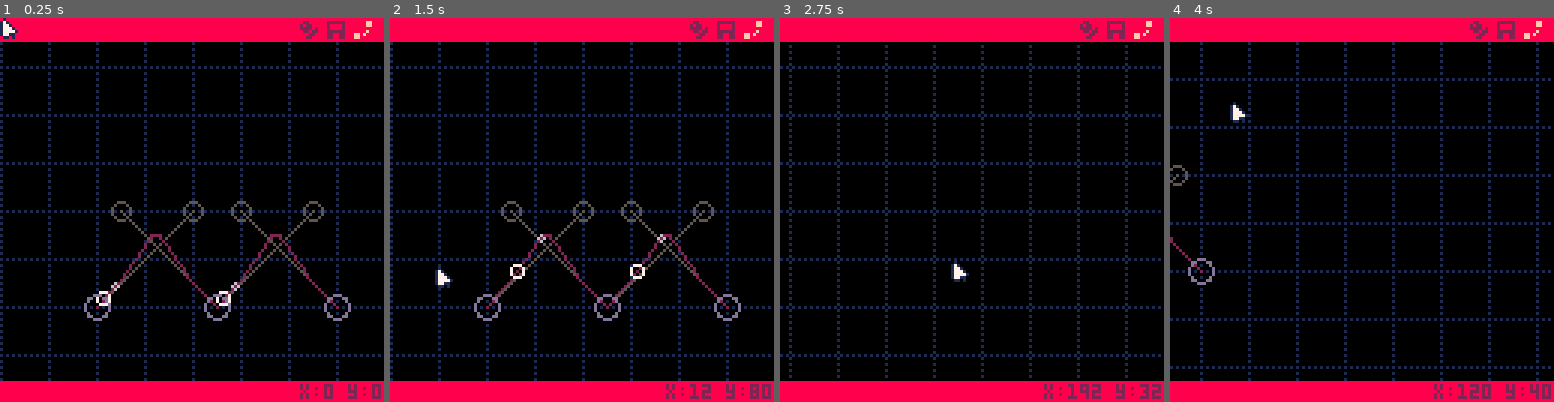
Above: before the commit, frames 1-4 (left to right).
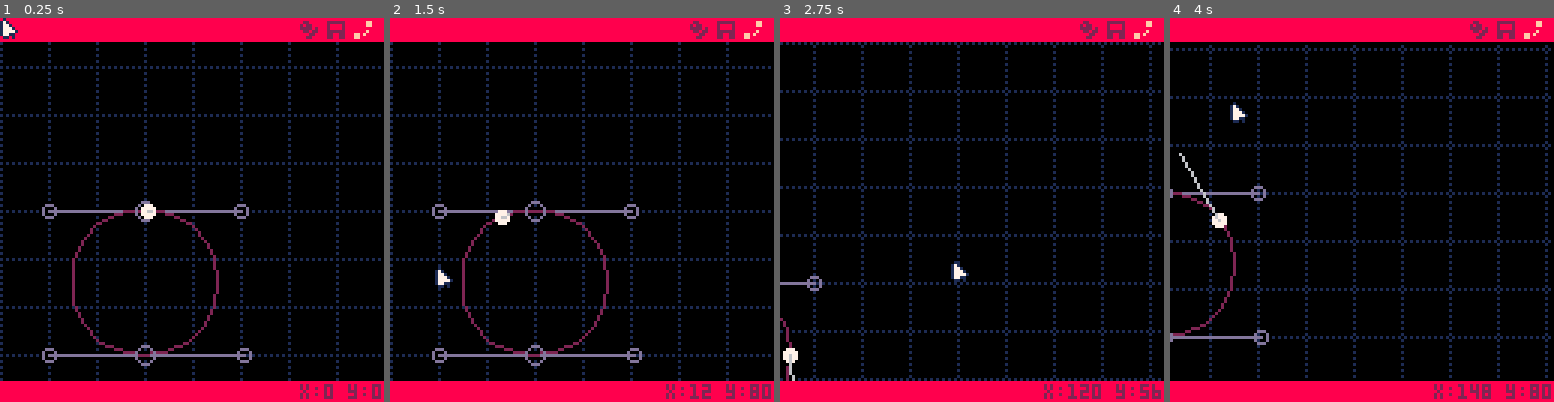
Above: after the commit, the same moments.

Repository: LouieChapm/Super3dPinball
Game: PICO-8 cartridge pinball_editor.p8
The game is run twice, just before and just after one commit, with the same random seed, the same clock (stepped at 60 frames per second) and the same inputs.
Inputs (mouse positions are in pixels of both pictures, inside the frame that each line leads up to):
- Up to frame 1 (0.25 s): no input
- Up to frame 2 (1.5 s): click (670, 121) at 0.67 s; click (436, 267) at 1.22 s
- Up to frame 3 (2.75 s): hold Right 1.6-2.1 s; click (887, 114) at 1.77 s; hold Up 2.15-2.42 s; click (952, 259) at 2.32 s; hold Right from 2.47 s (still down)
- Up to frame 4 (4 s): click (1404, 106) at 2.87 s; release Right at 3.03 s; hold Left 3.08-3.58 s; click (1465, 256) at 3.42 s; hold Down 3.63-3.97 s; click (1231, 102) at 3.97 s

The runs differ from the first frame. In frame 1, 4.1% of the frame differs, in the area x 10-92%, y 47-91%; in frame 2, 4.1%; in frame 3, 12%, in the area x 0-100%, y 6-100%; in frame 4, 11%.

Commit message:
physics on splines

Diff:
--- a/pinball_editor.p8
+++ b/pinball_editor.p8
@@ -21,6 +21,9 @@
 num_ui_modes = #modes_names
 modes_ui_x = 126 - num_ui_modes*9 		-- horizontal place to start drawing modes ui buttons
 
+-- camera zoom levels
+ZOOM_SCALE, ZOOM_OX, ZOOM_OY = 1, 64, 64
+ZOOM_CURRENT, ZOOM_T = false, 1
 
 
 #include inf_mapdata.txt
@@ -44,12 +47,24 @@
 	foreach(split(part_library, "\n"), init_part)
 
 
+	SPLINES = {}
+	foreach(split(spline_library, "\n"), init_spline)
+
+
 	CAMERA_X,CAMERA_Y=dget(0) or 0,dget(1) or 0
 	CURSOR_IN_UI = false
 
 	NEW_POINT_PREVIEW = {}
 
 	goto_splines()
+end
+
+function init_spline(spline_data)
+	local data = split(spline_data,"|")
+	for i=1,#data do
+		local x1,y1,ox1,oy1,x2,y2,ox2,oy2 = unpack(split(data[i]))
+		add(SPLINES,new_spline(x1,y1,ox1,oy1,x2,y2,ox2,oy2, i>1 and SPLINES[i-1]))
+	end
 end
 
 
@@ -75,6 +90,15 @@
 
 function lerp(a,b,t)
 	return a+(b-a)*t
+end
+
+function easeinoutquad(t)
+    if(t<.5) then
+        return t*t*2
+    else
+        t-=1
+        return 1-t*t*2
+    end
 end
 
 function convert_points_to_vector(a,b)
@@ -106,7 +130,7 @@
 -->8
 --update
 
-function _update60()
+function _update()
 	mouseX_raw,mouseY_raw=stat(32),stat(33)
 
 	current_mode = modes_names[current_mode_index]
@@ -198,7 +222,49 @@
 	return name
 end
 
+min_zoom, max_zoom, zoom_speed, ZOOM_OX, ZOOM_OY = .5, 1, .05, 0, 0
+
+scroll_amount = 64
 function update_camera()
+
+	-- zoom
+	MOUSE_WHEEL = stat(36)
+
+	if MOUSE_WHEEL!=0 and ZOOM_T%1==0 then
+		if MOUSE_WHEEL == -1 and ZOOM_T == 1 or  MOUSE_WHEEL== 1 and ZOOM_T == 0 then
+			ZOOM_CURRENT = true
+			ZOOM_RATE = zoom_speed * MOUSE_WHEEL
+
+			ZOOM_OX = CAMERA_X
+			ZOOM_OY = CAMERA_Y
+
+			if MOUSE_WHEEL == 1 then
+				ZOOM_OX += scroll_amount
+				ZOOM_OY += scroll_amount
+			else
+
+			end
+		end
+	end
+
+	if ZOOM_CURRENT then
+		ZOOM_T = mid(0, ZOOM_T + ZOOM_RATE, 1)
+
+		-- CAMERA_X = lerp(0, mouseX_raw, easeinoutquad(ZOOM_T))
+		-- CAMERA_Y = lerp(0, mouseY_raw, easeinoutquad(ZOOM_T))
+
+		CAMERA_X = lerp(ZOOM_OX-scroll_amount, ZOOM_OX, easeinoutquad(ZOOM_T))
+		CAMERA_Y = lerp(ZOOM_OY-scroll_amount, ZOOM_OY, easeinoutquad(ZOOM_T))
+
+		if ZOOM_T == 0 or ZOOM_T == 1 then
+			ZOOM_CURRENT = false
+		end
+	end
+
+	ZOOM_INACTIVE = ZOOM_T >= 1
+	ZOOM_SCALE = lerp(min_zoom, max_zoom, easeinoutquad(ZOOM_T))
+
+
 	local speed=3
 
 	if can_drag then
@@ -230,8 +297,12 @@
 	MOUSE_RIGHT_RELEASE = MOUSE_RIGHT and stat34&2!=2
 	MOUSE_RIGHT=stat34&2==2
 
+	if ZOOM_T%1!=0 then
+		if(CAMERA_DRAGGING)end_drag()
+	end
+
 	if MOUSE_RIGHT_CLICK and can_drag or drag_next==t then
-		start_drag()
+		if(ZOOM_T%1==0)start_drag()
 	end
 
 	if CAMERA_DRAGGING and can_drag then
@@ -239,7 +310,7 @@
 	end
 
 	if CAMERA_DRAGGING and not MOUSE_RIGHT then
-		CAMERA_DRAGGING = false
+		end_drag()
 	end
 end
 
@@ -248,6 +319,10 @@
 
 	cam_origin_x, cam_origin_y = CAMERA_X, CAMERA_Y
 	drag_origin_x,drag_origin_y = mouseX_raw, mouseY_raw
+end
+
+function end_drag()
+	CAMERA_DRAGGING = false
 end
 
 function update_cursor_ui()
@@ -395,63 +470,67 @@
 		ACTIVE_POLY_OBJECT = POLYGONS[ACTIVE_POLY_INDEX]
 	end
 
-	foreach(ACTIVE_POLY_OBJECT, update_point)
-
-	-- check to see if the cursor is hovering over an edge
-	NEW_POINT_PREVIEW = nil
-	if not cursor_selection then
-		local curs = new_point(MOUSE_X, MOUSE_Y)
-		local closest_collision,collided_obj,collision_info = 999,nil,{}
-		for i=1,#ACTIVE_POLY_OBJECT do
-			local p1,p2 = ACTIVE_POLY_OBJECT[i],ACTIVE_POLY_OBJECT[i].next
-			local col,info=edge_collision(p1,p2,curs)
-			if col and info[4]<closest_collision then
-				closest_collision = info[4]
-				collided_obj = p1
-				collision_info = info
+	if ZOOM_INACTIVE then
+		foreach(ACTIVE_POLY_OBJECT, update_point)
+
+		-- check to see if the cursor is hovering over an edge
+		NEW_POINT_PREVIEW = nil
+		if not cursor_selection then
+			local curs = new_point(MOUSE_X, MOUSE_Y)
+			local closest_collision,collided_obj,collision_info = 999,nil,{}
+			for i=1,#ACTIVE_POLY_OBJECT do
+				local p1,p2 = ACTIVE_POLY_OBJECT[i],ACTIVE_POLY_OBJECT[i].next
+				local col,info=edge_collision(p1,p2,curs)
+				if col and info[4]<closest_collision then
+					closest_collision = info[4]
+					collided_obj = p1
+					collision_info = info
+				end
 			end
-		end
-
-		if collided_obj then
-			collided_obj.line_hover = true
-
-			local dist_on_line = collision_info[3]
-			if dist_on_line>.15 and dist_on_line<.85 then
-				NEW_POINT_PREVIEW = new_point(collision_info[1], collision_info[2])
-				NEW_POINT_PREVIEW.data = collision_info
-
-				NEW_POINT_PREVIEW.prev = collided_obj
-				NEW_POINT_PREVIEW.next = collided_obj.next
-
-				SELECTION_INFO = "split line"
+
+			if collided_obj then
+				collided_obj.line_hover = true
+
+				local dist_on_line = collision_info[3]
+				if dist_on_line>.15 and dist_on_line<.85 then
+					NEW_POINT_PREVIEW = new_point(collision_info[1], collision_info[2])
+					NEW_POINT_PREVIEW.data = collision_info
+
+					NEW_POINT_PREVIEW.prev = collided_obj
+					NEW_POINT_PREVIEW.next = collided_obj.next
+
+					SELECTION_INFO = "split line"
+				end
 			end
 		end
-	end
-
-	-- delete selection on right click
-	if cursor_selection and MOUSE_RIGHT_RELEASE and abs(drag_update_x)<=2 and abs(drag_update_y)<=2 then
-		cursor_selection.prev.next = cursor_selection.next
-		cursor_selection.next.prev = cursor_selection.prev
-
-		del(ACTIVE_POLY_OBJECT,cursor_selection)
-
-		-- shape has no objects left
-		if #POLYGONS[ACTIVE_POLY_INDEX] < 3 then
-			delete_polygon(ACTIVE_POLY_INDEX)
-		end
-	end
-
-	-- add new point on left click
-	if NEW_POINT_PREVIEW and MOUSE_CLICK then
-		local new_point = add(ACTIVE_POLY_OBJECT,new_point(NEW_POINT_PREVIEW.x, NEW_POINT_PREVIEW.y, ACTIVE_POLY_OBJECT))
-
-		NEW_POINT_PREVIEW.prev.next = new_point
-		NEW_POINT_PREVIEW.next.prev = new_point
-
-		new_point.prev = NEW_POINT_PREVIEW.prev
-		new_point.next = NEW_POINT_PREVIEW.next
-
-		new_point.is_dragging = true
+
+		-- delete selection on right click
+		if cursor_selection and MOUSE_RIGHT_RELEASE and abs(drag_update_x)<=2 and abs(drag_update_y)<=2 then
+			cursor_selection.prev.next = cursor_selection.next
+			cursor_selection.next.prev = cursor_selection.prev
+
+			del(ACTIVE_POLY_OBJECT,cursor_selection)
+
+			-- shape has no objects left
+			if #POLYGONS[ACTIVE_POLY_INDEX] < 3 then
+				delete_polygon(ACTIVE_POLY_INDEX)
+			end
+		end
+
+		-- add new point on left click
+		if NEW_POINT_PREVIEW and MOUSE_CLICK then
+			local new_point = add(ACTIVE_POLY_OBJECT,new_point(NEW_POINT_PREVIEW.x, NEW_POINT_PREVIEW.y, ACTIVE_POLY_OBJECT))
+
+			NEW_POINT_PREVIEW.prev.next = new_point
+			NEW_POINT_PREVIEW.next.prev = new_point
+
+			new_point.prev = NEW_POINT_PREVIEW.prev
+			new_point.next = NEW_POINT_PREVIEW.next
+
+			new_point.is_dragging = true
+		end
+	else
+		NEW_POINT_PREVIEW = nil
 	end
 end
 
@@ -489,7 +568,8 @@
 	draw_poly(ACTIVE_POLY_OBJECT)
 
 	if NEW_POINT_PREVIEW!=nil then
-		circ(NEW_POINT_PREVIEW.x, NEW_POINT_PREVIEW.y, 2, 7)
+		local x,y = world_to_screen(NEW_POINT_PREVIEW.x, NEW_POINT_PREVIEW.y)
+		circ(x, y, 2, 7)
 	end
 
 	foreach(PARTS, draw_part)
@@ -530,6 +610,9 @@
 	end
 
 	local unselected_on_frame = nil
+	if(not ZOOM_INACTIVE)return
+
+
 	local hover = mouse_hb(part_x, part_y, part_w + 2, part_h)
 	if selected and not hover then
 		if MOUSE_CLICK or MOUSE_RIGHT_CLICK then
@@ -612,23 +695,24 @@
 	local sel = _p == placable or _p == selected
 
 	local rad = 3
-	local col = sel and 7 or _p.hover and 6 or 13
+	local col = sel and 7 or ZOOM_INACTIVE and _p.hover and 6 or current_mode=="place parts" and 13 or 5
+
+	local sx,sy = world_to_screen(_p.x, _p.y)
 
 	if _p.type == "flipper" then
-		circfill(_p.x, _p.y, rad, 0)
-		circ(_p.x, _p.y, rad, col)
+		circfill(sx, sy, rad, 0)
+		circ(sx, sy, rad, col)
 
 		local is_left,length,rest_direction,active_angle=unpack(_p.data)
 
-		local x2,y2 = _p.x + sin(rest_direction + active_angle) * length, _p.y + cos(rest_direction + active_angle) * length
-		line(_p.x, _p.y, x2, y2, sel and 13 or 5)
-
-		local x2,y2 = _p.x + sin(rest_direction) * length, _p.y + cos(rest_direction) * length
-		line(_p.x, _p.y, x2, y2, col)
+		local x2,y2 = world_to_screen(_p.x + sin(rest_direction + active_angle) * length, _p.y + cos(rest_direction + active_angle) * length)
+		line(sx, sy, x2, y2, sel and 13 or 5)
+
+		local x2,y2 = world_to_screen(_p.x + sin(rest_direction) * length, _p.y + cos(rest_direction) * length)
+		line(sx, sy, x2, y2, col)
 	elseif _p.type == "pop bumper" then
 		local rad = unpack(_p.data)
-
-		circ(_p.x, _p.y, rad, col)
+		circ(sx, sy, rad * ZOOM_SCALE, col)
 	end
 end
 
@@ -873,16 +957,97 @@
 	current_mode="spline edit"
 	current_mode_index = 3
 
-	SPLINES = {}
-
-	local data = split("32,96,32,-32,72,96,-32,-32|72,96,32,-32,112,96,-32,-32","|")
-	for i=1,#data do
-		local x1,y1,ox1,oy1,x2,y2,ox2,oy2 = unpack(split(data[i]))
-		add(SPLINES,new_spline(x1,y1,ox1,oy1,x2,y2,ox2,oy2, i>1 and SPLINES[i-1]))
-	end
-
-	-- add(SPLINES,new_spline(32,96,32,-32,48,96,-32,-32))
-
+	show_handles = true
+
+	-- test ball on spline
+	ball = {
+		dist 	= 0, 			-- distance along spline
+		vel 	= .1,			-- velocity
+		segment	= SPLINES[2], 	-- current spline segment
+
+		x = 0,
+		y = 0,
+
+		prev_x = 0,
+		prev_y = 0,
+	}
+end
+
+
+function update_ui_splines()
+	if(keyboard_tab)show_handles = not show_handles
+
+	foreach(SPLINES,update_spline)
+
+	update_ball(ball)
+
+end
+
+function dot_product(x1, y1, x2, y2)
+	return ( x1 * x2 ) + ( y1 * y2 )
+end
+
+--[[
+
+	move ball along spline
+	"pseudo-physics" , considering finding tangent to velocity vector
+	to calculate gravity to add :/
+
+]]
+GRAVITY = .06
+function update_ball(_b)
+	local segment = _b.segment
+
+	if _b.prev_x + _b.prev_y != 0 then
+    local dx, dy = _b.x - _b.prev_x, _b.y - _b.prev_y   		-- find delta direction and normalize
+    local gravity_force = dot_product(dx, dy, 0, 1) / _b.vel 	-- get dot product to find direction relative to gravity
+
+    -- Apply damping to slow down the ball
+    local damping = .99  		-- Adjust this value as needed
+    _b.vel += gravity_force
+    _b.vel *= damping
+end
+
+	_b.dist += _b.vel  	-- add velocity to ball
+	if _b.dist > segment.lengths[#segment.lengths] then
+		_b.dist -= segment.lengths[#segment.lengths]	-- reset position along segment
+		_b.segment = segment.next or SPLINES[1]			-- continue movement on next spline
+	elseif _b.dist < 0 then
+		_b.segment = segment.prev or SPLINES[#SPLINES]	-- continue movement on previous spline
+		_b.dist += _b.segment.lengths[#_b.segment.lengths]	-- reset position along segment
+	end
+
+	local s = _b.segment				-- current spline segment
+	local t = dist_to_t(s, _b.dist)		-- convert distance to t value on spline
+
+										-- init bezier spline data
+	local x1, x2, x3, x4 = s.x1, s.x1 + s.ox1, s.x2 + s.ox2, s.x2
+	local y1, y2, y3, y4 = s.y1, s.y1 + s.oy1, s.y2 + s.oy2, s.y2
+
+										-- find world x/y coordinates
+	local x,y = bezier(x1,x2,x3,x4, t), bezier(y1,y2,y3,y4, t)
+
+	_b.x, _b.prev_x = x, _b.x			-- calculate ball position and save
+	_b.y, _b.prev_y = y, _b.y			-- save previous data
+
+							-- apply gravity force to ball ?
+end
+
+--[[
+
+	draw ball o_O
+
+]]
+function draw_ball(_b)
+	local _x, _y = world_to_screen(_b.x, _b.y)
+	circfill(_x, _y, 2, 7)				-- draw circle
+
+										-- find delta position
+	local dx,dy = _b.x - _b.prev_x, _b.y - _b.prev_y
+
+										-- draw direction line
+	local factor = 7
+	if(ZOOM_INACTIVE)line(_b.x, _b.y, _b.x + dx * factor, _b.y + dy * factor, 6)
 end
 
 
@@ -920,16 +1085,18 @@
 --[[
 
 	converts a distance to a t value along the length of a spline
-	fairly inperformant , but there's definitely optimisations
+	fairly inperformant , but there's definitely optimisations to be made
 
 ]]
 function dist_to_t(spline, dist)
-    if(dist < 0) return 0 -- negative distance just means 0
+    if(dist < 0) return 0 		-- negative distance just means 0
 
     local LUT = spline.lengths
 
-    local n = #LUT -- sample count
-    local arc_length = LUT[n] -- total arc length
+    local n = #LUT 				-- segment count
+    local arc_length = LUT[n] 	-- total arc length
+
+	if(dist >= arc_length)return 1	-- distance is greater than or equal to the length of the arc
 
     for i = 1, n do -- iterate through the list to find which segment our distance lies between
         if dist >= LUT[i - 1] and dist < LUT[i] then
@@ -938,7 +1105,7 @@
         end
     end
 
-    return 1 -- distance is greater than or equal to the length of the arc
+    return nil	-- shouldn't be possible
 end
 
 
@@ -974,15 +1141,23 @@
 	end
 end
 
-function update_ui_splines()
-	foreach(SPLINES,update_spline)
-end
-
 function draw_mode_spline()
+	--[[
+	for _poly in all(POLYGONS) do
+		foreach(_poly,draw_iPointLine)
+	end
+
+	foreach(PARTS, draw_part)
+	]]--
+
 	foreach(SPLINES,draw_spline)
+
+	draw_ball(ball)
 end
 
 function update_spline(s)
+	if(not ZOOM_INACTIVE)return
+
 	local rad = 5
 
 	s.hover = -1
@@ -992,7 +1167,7 @@
 	if(calc_dist2(s.x1 + s.ox1, s.y1 + s.oy1, MOUSE_X, MOUSE_Y)<rad)s.hover = 2
 	if(calc_dist2(s.x2 + s.ox2, s.y2 + s.oy2, MOUSE_X, MOUSE_Y)<rad)s.hover = 3
 
-	if MOUSE_CLICK and s.hover>0 or s.drag>0 then
+	if MOUSE_CLICK and s.hover>0 and show_handles or s.drag>0 then
 		if(s.drag<0)s.drag = s.hover
 
 		local newX, newY = flr(MOUSE_X), flr(MOUSE_Y)
@@ -1000,31 +1175,58 @@
 		if(s.drag==1)s.x1,s.y1 = newX,newY
 		if(s.drag==4)s.x2,s.y2 = newX,newY
 
-		if(s.drag==2)s.ox1,s.oy1 = newX - s.x1,newY - s.y1
-		if(s.drag==3)s.ox2,s.oy2 = newX - s.x2,newY - s.y2
-	end
-
+		-- handles 1
+		if s.drag==2 then
+			s.ox1,s.oy1 = newX - s.x1,newY - s.y1
+
+			-- if there is a previous attached spline then mirror the selected values to the other spline
+			-- creates smooth curves
+			if s.prev then
+				s.prev.ox2, s.prev.oy2 = -s.ox1, -s.oy1
+			end
+		end
+
+		-- mirror of s.drag==2
+		if s.drag==3 then
+			s.ox2,s.oy2 = newX - s.x2,newY - s.y2
+			if s.next then
+				s.next.ox1, s.next.oy1 = -s.ox2, -s.oy2
+			end
+		end
+	end
+
+	-- release the drag when not holding mouse
 	if not MOUSE_HOLD then
 		s.drag = -1
 	end
 end
 
 function draw_spline(s)
-	local c1,c2 = 13, 5
-	local rad = 3
+	local cLine, cPoint, cHandle = 2, 13, 13
+	local rad = 2
 
 	local hover_col = MOUSE_HOLD and 7 or 6
 
-	-- module things
-	line(s.x1, s.y1, s.x1 + s.ox1, s.y1 + s.oy1, 5)
-	line(s.x2, s.y2, s.x2 + s.ox2, s.y2 + s.oy2, 5)
-
-	msg = ""
+
+
 
 	local steps = 30
 
+	local x1,y1 = world_to_screen(s.x1, s.y1)
+	local x2,y2 = world_to_screen(s.x1 + s.ox1, s.y1 + s.oy1)
+	local x3,y3 = world_to_screen(s.x2 + s.ox2, s.y2 + s.oy2)
+	local x4,y4 = world_to_screen(s.x2, s.y2)
+
+	-- handle lines
+	if show_handles then
+		line(x1, y1, x2, y2, cHandle)
+		line(x4, y4, x3, y3, cHandle)
+	end
+
+	--[[
 	local x1,x2,x3,x4 = s.x1, s.x1 + s.ox1, s.x2 + s.ox2, s.x2
 	local y1,y2,y3,y4 = s.y1, s.y1 + s.oy1, s.y2 + s.oy2, s.y2
+	]]--
 
 	for i = 0, steps do
 		local t = i / steps
@@ -1032,8 +1234,9 @@
 		local x = bezier(x1, x2, x3, x4, t)
 		local y = bezier(y1, y2, y3, y4, t)
 
+
 		if i > 0 then
-			line(seg_x, seg_y, x, y, 2)
+			line(seg_x, seg_y, x,y, cLine)
 		end
 
 		seg_x, seg_y = x, y
@@ -1041,7 +1244,8 @@
 
 	-- draw line to connect the next spline
 	if s.next then
-		line(s.x2, s.y2, s.next.x1, s.next.y1, 1)
+		local _x2, _y2 = world_to_screen(s.next.x1, s.next.y1)
+		line(x4, y4, _x2, _y2, 1)
 	end
 
 	--[[
@@ -1051,6 +1255,7 @@
 	end
 	]]--
 
+	--[[
 	do
 		local factor = 10
 
@@ -1058,17 +1263,17 @@
 		local t = s:dist_to_t((time() * factor)%s.lengths[#s.lengths])
 		circ(bezier(x1,x2,x3,x4,t),bezier(y1,y2,y3,y4,t),2,7)
 	end
-
-	local t = (time()*.25)%1
-	circ(bezier(x1,x2,x3,x4,t),bezier(y1,y2,y3,y4,t),1,6)
-
-	-- tolbar circles
-	circ(s.x1 + s.ox1, s.y1 + s.oy1, rad, s.hover==2 and hover_col or c2)
-	circ(s.x2 + s.ox2, s.y2 + s.oy2, rad, s.hover==3 and hover_col or c2)
-
-	-- origins
-	circ(s.x1,s.y1, rad+1, s.hover==1 and hover_col or c1)
-	circ(s.x2,s.y2, rad+1, s.hover==4 and hover_col or c1)
+	]]--
+
+	if show_handles then
+		-- tolbar circles
+		circ(x2, y2, rad, s.hover==2 and hover_col or cPoint)
+		circ(x3, y3, rad, s.hover==3 and hover_col or cPoint)
+
+		-- origins
+		circ(x1, y1, rad+1, s.hover==1 and hover_col or cPoint)
+		circ(x4, y4, rad+1, s.hover==4 and hover_col or cPoint)
+	end
 end
 
 function bezier(p0,p1,p2,p3, t)
@@ -1090,7 +1295,20 @@
 end
 
 
+---------------------------------------------------- CAMERA
+
+function world_to_screen(wx, wy)
+	local sx = wx * ZOOM_SCALE
+	local sy = wy * ZOOM_SCALE
+
+	return sx, sy
+end
+…(4 lines of a section not shown)…
 ---------------------------------------------------- ELSE
+
 function draw_checkerboard(_col)
 	--[[
 	local width = 32
@@ -1103,7 +1321,10 @@
 	]]--
 
 	fillp(▒)
-	local width = 16
+	local width = 16 * ZOOM_SCALE
+	if ZOOM_T < .5 then
+		width *= 2
+	end
 	for x=-2,128/width,1 do
 		for y=-2,128/width,1 do
 			local _x,_y = CAMERA_X + x*width - CAMERA_X%width, CAMERA_Y + y*width - CAMERA_Y%width
@@ -1120,7 +1341,7 @@
 
 function draw_poly(_poly)
 	foreach(_poly,draw_iPointLine)
-	if(_poly==ACTIVE_POLY_OBJECT and show_points)foreach(_poly,draw_iPoint)
+	if(_poly==ACTIVE_POLY_OBJECT and show_points and ZOOM_INACTIVE)foreach(_poly,draw_iPoint)
 end
 
 function draw_iPoint(_point)
@@ -1128,9 +1349,11 @@
 
 	if(_point.line_hover or _point.prev.line_hover)col = 6
 
-	circfill(_point.x,_point.y, 3,0)
-	circ(_point.x, _point.y, 3, col)
-	circfill(_point.x, _point.y, 1, col)
+	local _x, _y = world_to_screen(_point.x, _point.y)
+
+	circfill(_x, _y, 3,0)
+	circ(_x, _y, 3, col)
+	circfill(_x, _y, 1, col)
 end
 
 function draw_iPointLine(_point)
@@ -1142,7 +1365,10 @@
 	end
 
 	if _point.next then
-		line(_point.x, _point.y, _point.next.x, _point.next.y, line_col)
+		local x1, y1 = world_to_screen(_point.x, _point.y)
+		local x2, y2 = world_to_screen(_point.next.x, _point.next.y)
+
+		line(x1,y1, x2, y2, line_col)
 	end
 end
 
@@ -1198,13 +1424,15 @@
 	dset(0,CAMERA_X)
 	dset(1,CAMERA_Y)
 
-
+									-- polygon library
 	local out = "poly_library=[["
 	for _poly in all(POLYGONS) do
 		out..=poly_to_string(_poly) .. "\n"
 	end
-	out = sub(out,1,-2).."]]"
-
+	if(#POLYGONS>0)out = sub(out,1,-2)
+	out..="]]"
+
+									-- part library
 	out..="\npart_library=[["
 	for _part in all(PARTS) do
 		out..=part_to_string(_part) .. "\n"
@@ -1212,7 +1440,22 @@
 	if(#PARTS>0)out = sub(out,1,-2)
 	out..="]]"
 
+									-- spline library
+	out..="\nspline_library=[["
+	for _spline in all(SPLINES) do
+		out..= spline_to_string(_spline) .. "|"
+	end
+	if(#SPLINES>0)out = sub(out,1,-2)
+	out..="]]"
+
 	printh(out, "inf_mapdata.txt", true)
+end
+
+-- converts a spline into a string
+function spline_to_string(s)
+	local out = table_to_string({s.x1,s.y1,s.ox1,s.oy1,s.x2,s.y2,s.ox2,s.oy2})
+
+	return out
 end
 
 -- contains all the little info to convert a part into a string
--- a/super_3d_pinball.p8
+++ b/super_3d_pinball.p8
@@ -49,6 +49,10 @@
 	POINTS = {}
 
 	CAMERA_X, CAMERA_Y = 64,64
+end
+
+function init_spline(_spline)
+
 end
 
 function init_part(_datastr)
@@ -263,7 +267,7 @@
 -->8
 -- physics
 
-function dot_product(x1, y1, x2,y2)
+function dot_product(x1, y1, x2, y2)
 	return ( x1 * x2 ) + ( y1 * y2 )
 end
 
Not shown, changed: inf_backup.txt
Not shown, changed: inf_mapdata.txt
Not shown, changed: Super3dPinball.aseprite
